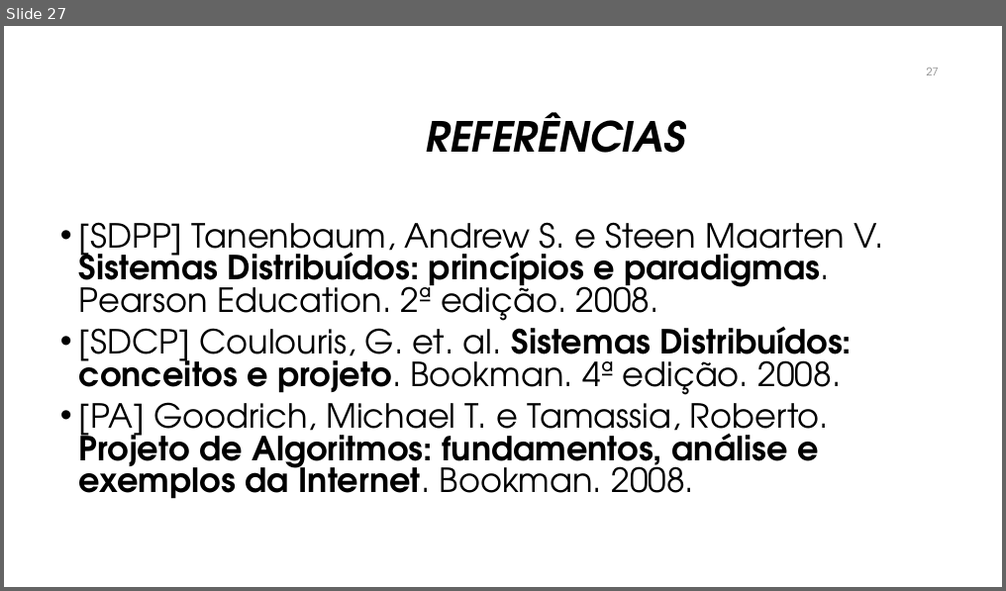
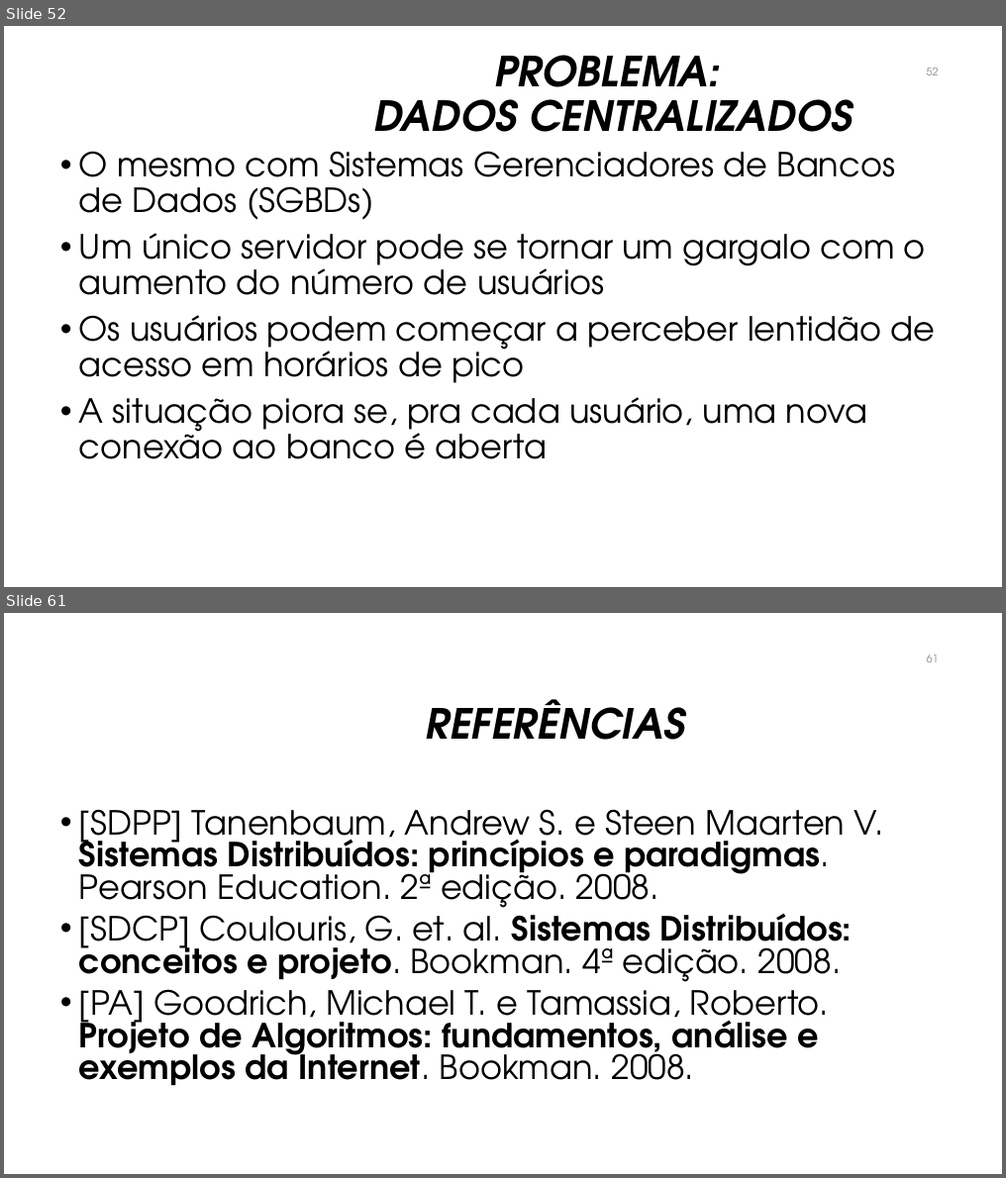
Before and after one commit to manoelcampos/sistemas-distribuidos, a slide deck: introducao-sd.pptx. Shown one above the other, each under a label of ours: slide 27 before the commit, slides 52 and 61 after it; the slides between them are not shown. The pictures are 1006x591 and 1006x1178 pixels, drawn with LibreOffice and Linux fonts; fonts in the diff are those of the drawing; background and template pictures are left out. Boxes give left, top, right and bottom in pixels: in the first picture for what was removed or moved away, otherwise in the second. Text is boxed around its words. In the diff, an @@ line names an element or a change of style, - is before the commit and + after.

```diff
--- a/introducao-sd.pptx
+++ b/introducao-sd.pptx
@@ slide 52 added at box(4, 26, 1002, 587), background #FFFFFF @@
@@ title added at box(373, 55, 852, 132), 40 pt, text #000000, bold, italic @@
+PROBLEMA:
+DADOS CENTRALIZADOS
@@ page number added at box(927, 68, 939, 76), 10.5 pt, text #8C8C8C @@
+52
@@ text added at box(79, 151, 936, 460), 32 pt, text #000000 @@
+• O mesmo com Sistemas Gerenciadores de Bancos de Dados (SGBDs)
+• Um único servidor pode se tornar um gargalo com o aumento do número de usuários
+• Os usuários podem começar a perceber lentidão de acesso em horários de pico
+• A situação piora se, pra cada usuário, uma nova conexão ao banco é aberta
@@ what was slide 27 is now slide 61 @@
@@ page number at box(927, 655, 939, 663): text changed @@
-27
+61
```
Also in this commit, not shown: 2 slides changed, 33 other slides added, 12 other files.
